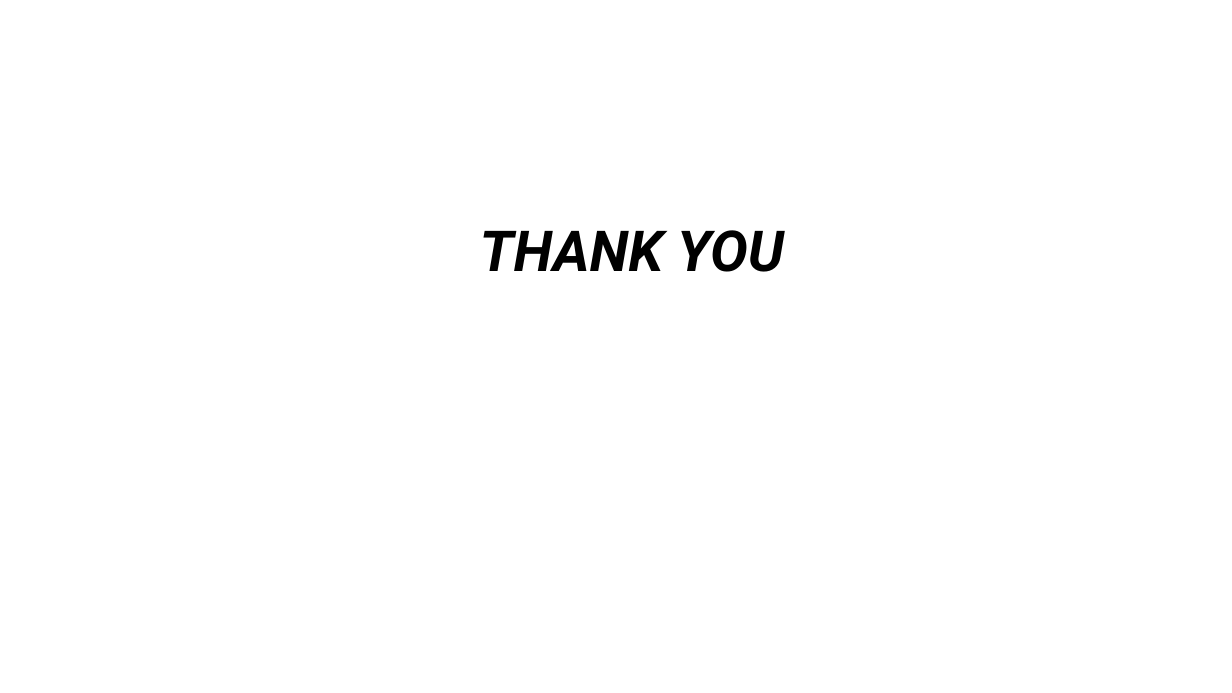
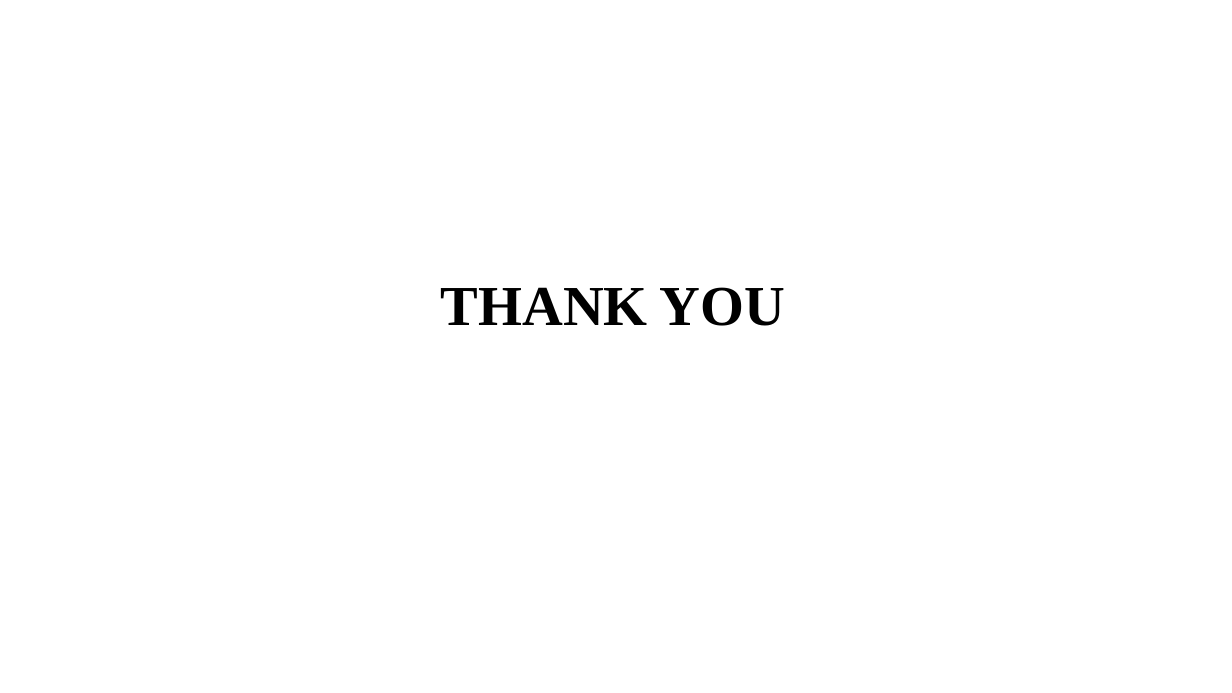
Before and after one commit to saisakthivel/MongoDB_MERNstack, a slide deck: slide 12 of GROCERY WEB APP 1.pptx. Drawn at 1232x693 pixels with LibreOffice and Linux fonts; fonts in the diff are those of the drawing. Boxes give left, top, right and bottom in pixels: in the first picture for what was removed or moved away, otherwise in the second. Text is boxed around its words. In the diff, an @@ line names an element or a change of style, - is before the commit and + after.

```diff
--- a/GROCERY WEB APP 1.pptx
+++ b/GROCERY WEB APP 1.pptx
@@ title "THANK YOU" moved from (x1=480, y1=230, x2=784, y2=272) to (x1=441, y1=287, x2=785, y2=326) @@
@@ title "THANK YOU" at (x1=441, y1=287, x2=785, y2=326): font Roboto to Times New Roman, italic off @@
```
Also in this commit, not shown: 4 other slides changed.
